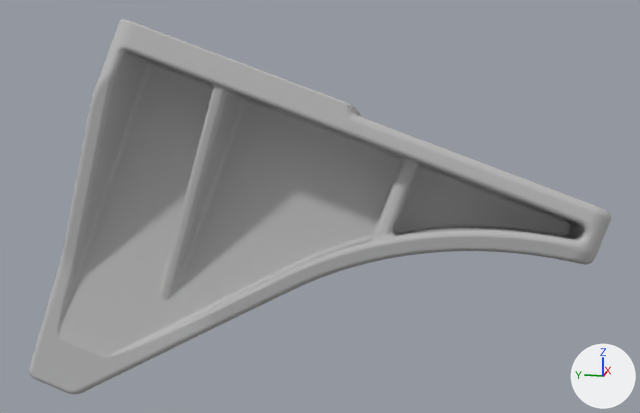
Renders of the OBJ model single/yam_arm_description/meshes/converted_model2__17_808080ff.obj from each side of a commit.
Before and after are seen from a 50 mm lens placed at (-0.1706, -0.0434, 0.0384), pointed at (0.0014, -0.009, -0.0046). The lights are fixed; the arrows at lower right show +X, +Y and +Z. Where no turn or scale is listed for an object, it has been applied to the vertices.

Objects in the first picture: 'converted_model2__17_808080ff'.
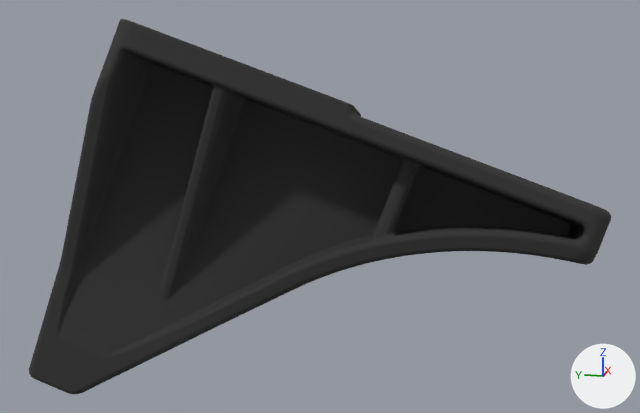
Changed parts and their boxes (x1, y1, x2, y2) in the pictures (640 x 413 px; the box of a moved part takes in the faces that stretch with it):
part 1 of me_converted_model2__17_808080ff, moved or reshaped: (36, 48, 581, 390) in both
part 2 of me_converted_model2__17_808080ff, recoloured (grey to black): (29, 19, 611, 394) in both

The change, as a diff of the scene's bpy script:
```diff
--- a/single/yam_arm_description/meshes/converted_model2__17_808080ff.obj.py
+++ b/single/yam_arm_description/meshes/converted_model2__17_808080ff.obj.py
@@ mat_material_019 @@
+mat_material_019 = principled_material('material.019')
+mat_material_019.base_color = (0.0331, 0.0331, 0.0331)  # black #333333
+mat_material_019.roughness = 1.0
@@ me_converted_model2__17_808080ff @@
 # used by ob_converted_model2__17_808080ff
-me_converted_model2__17_808080ff.from_pydata(...)  # 5244 vertices, 10484 faces; spans x -0.0116..0.0109, y -0.0648..0.0556, z -0.0485..0.0327
+me_converted_model2__17_808080ff.from_pydata(...)  # 5237 vertices, 10470 faces; spans x -0.0116..0.0109, y -0.0648..0.0556, z -0.0485..0.0327
+# me_converted_model2__17_808080ff part 1
+# 24 vertices are removed from x -0.0109..0.0109, y -0.029..0.0542, z -0.0456..0.0324
+# 278 faces are deleted
+# 9 vertices move within x -0.0109..0.0092, y -0.029..0.0541, z -0.0452..0.0225
+# 17 vertices are added at x -0.0109..0.0092, y -0.0291..0.0542, z -0.0457..0.0323
+# 264 new faces join them
+# me_converted_model2__17_808080ff part 2: 10218 faces spanning x -0.0116..0.0109, y -0.0648..0.0556, z -0.0485..0.0327 switch from mat_material (grey #bcbcbc) to mat_material_019 (black #333333)
```
